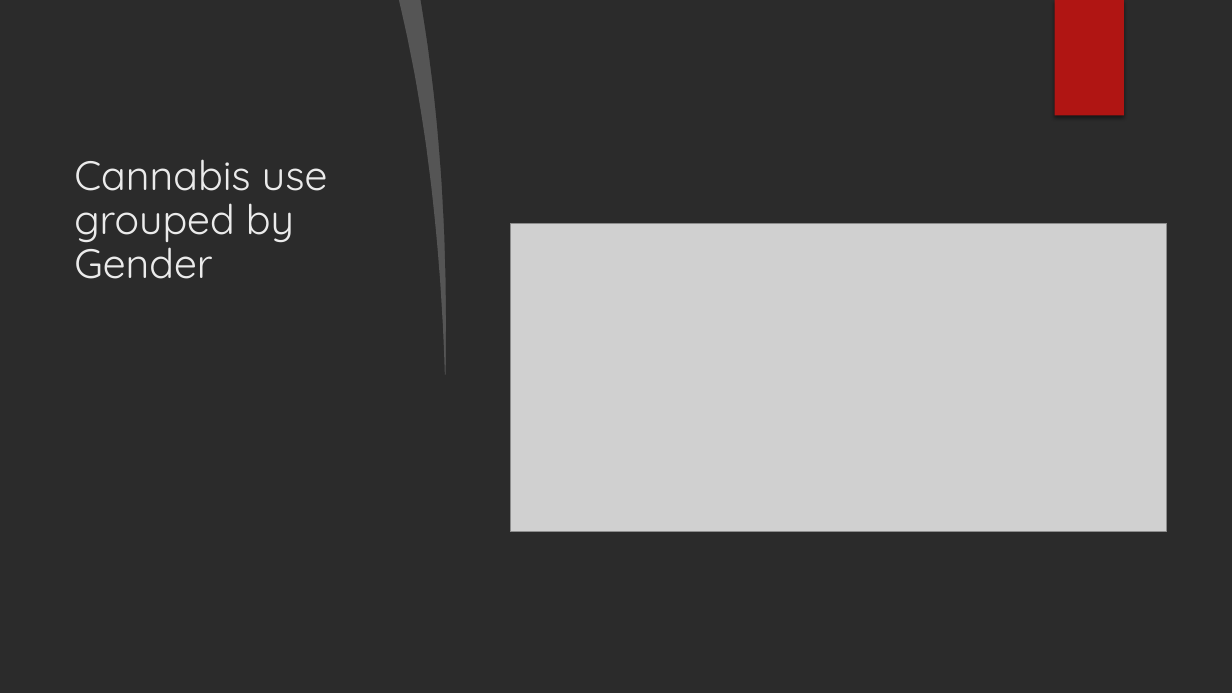
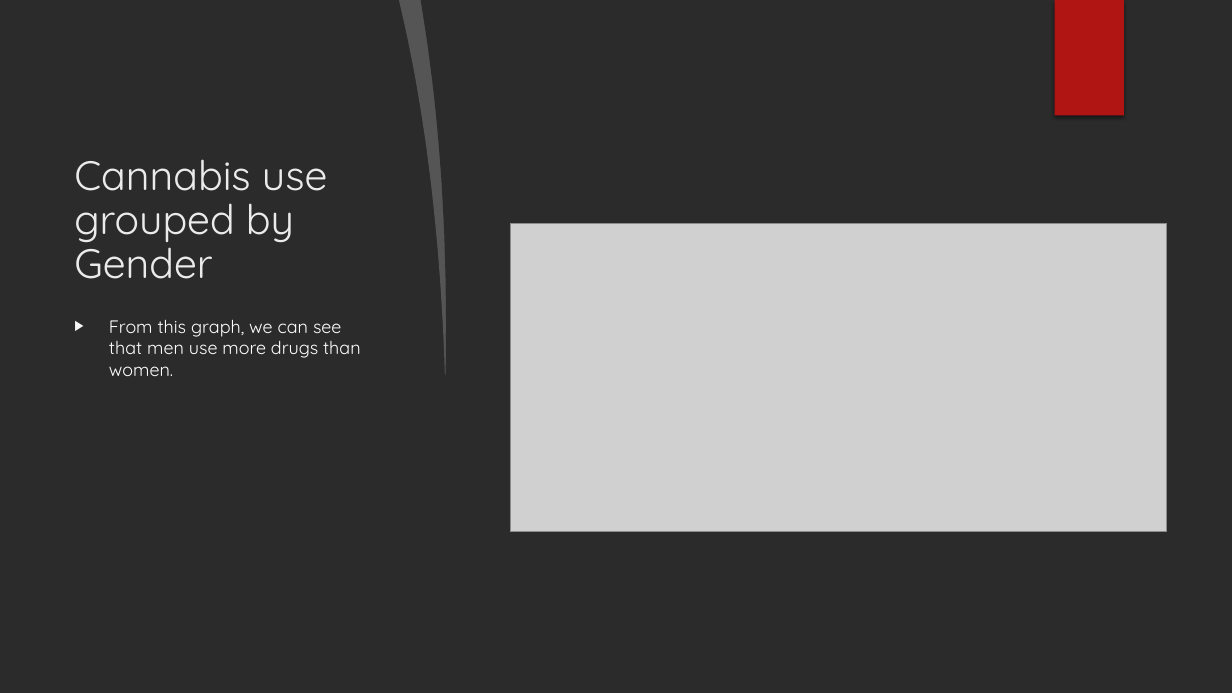
Before and after one commit to FearlessClock/PythonDataAnalyste, a slide deck: slide 10 of Drug consuption Pieter Algera.pptx (slide 7 before the commit). Drawn at 1232x693 pixels with LibreOffice and Linux fonts; fonts in the diff are those of the drawing; grey boxes stand for pictures; background and template pictures are left out; a plain dark background stands for a picture behind light text. Boxes give left, top, right and bottom in pixels: in the first picture for what was removed or moved away, otherwise in the second. Text is boxed around its words. In the diff, an @@ line names an element or a change of style, - is before the commit and + after.

```diff
--- a/Drug consuption Pieter Algera.pptx
+++ b/Drug consuption Pieter Algera.pptx
@@ text added at bbox=[109, 320, 361, 376], 14 pt, text #FFFFFF @@
+▶ From this graph, we can see that men use more drugs than women.
```
Also in this commit, not shown: 2 other slides changed, 12 slides added, 1 other file.
